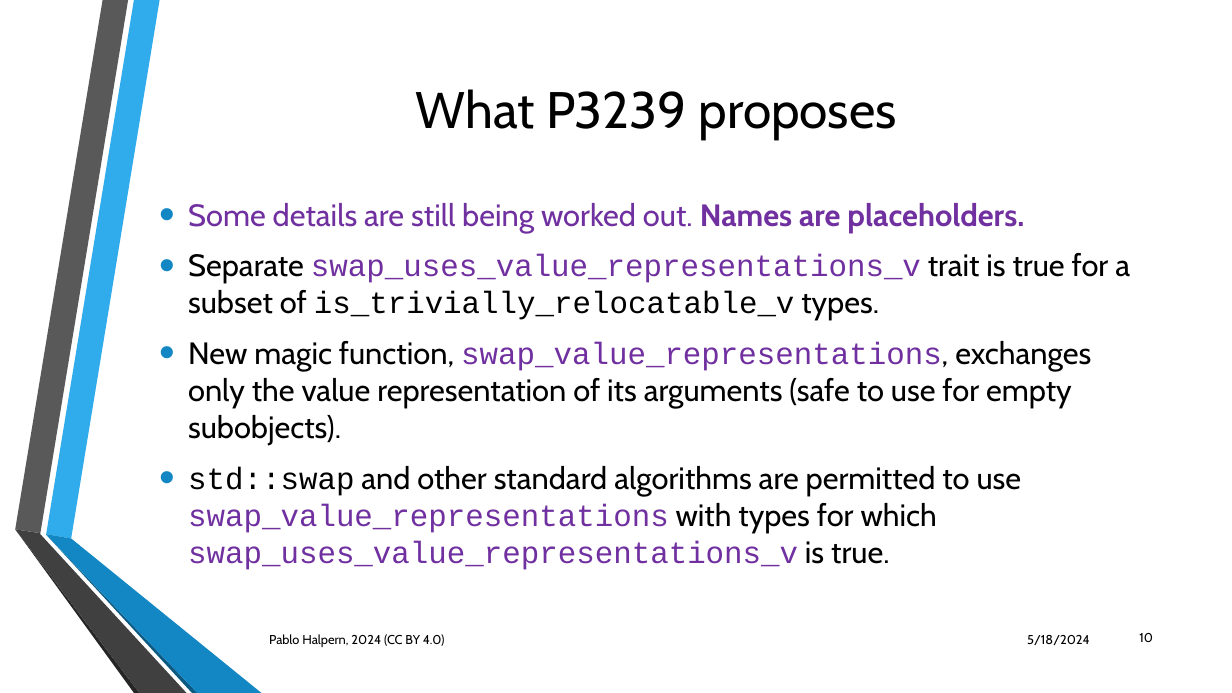
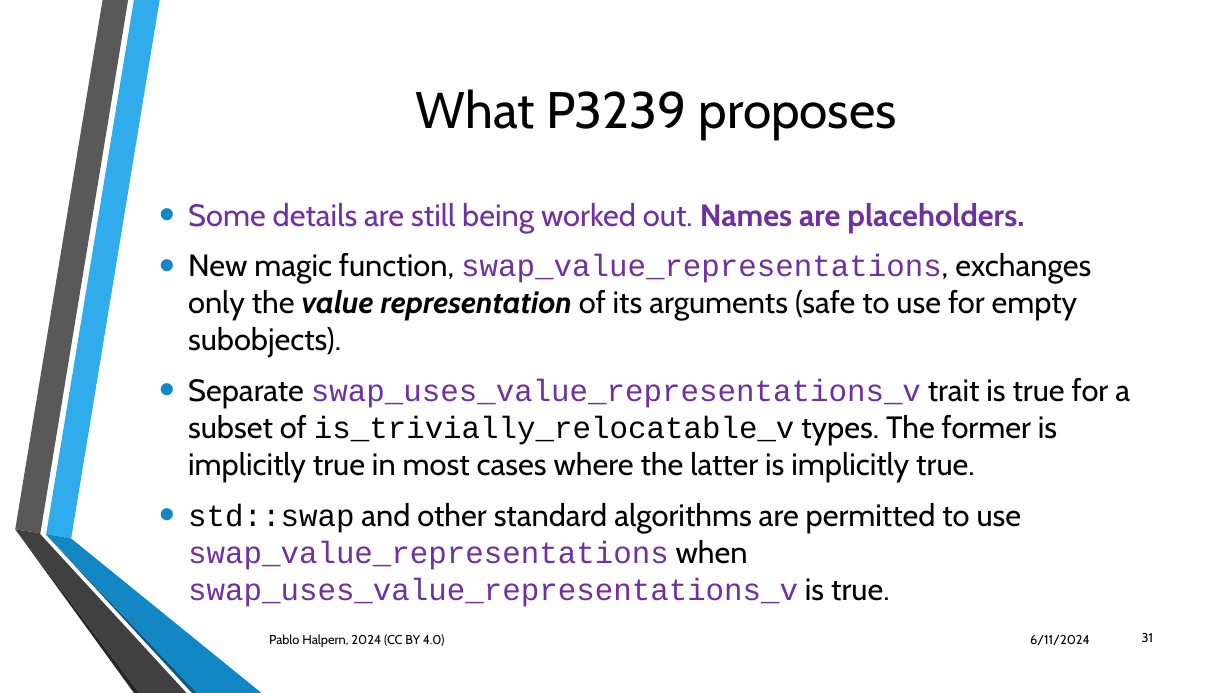
Before and after one commit to phalpern/WG21-halpern, a slide deck: slide 31 of relocate/Trivial Relocation - St. Louis 06-2024.pptx (slide 10 before the commit). Drawn at 1232x693 pixels with LibreOffice and Linux fonts; fonts in the diff are those of the drawing; background and template pictures are left out. Boxes give left, top, right and bottom in pixels: in the first picture for what was removed or moved away, otherwise in the second. Text is boxed around its words. In the diff, an @@ line names an element or a change of style, - is before the commit and + after.

Commit message:
First draft of Trivial Relocation presentation

```diff
--- a/relocate/Trivial Relocation - St. Louis 06-2024.pptx
+++ b/relocate/Trivial Relocation - St. Louis 06-2024.pptx
@@ text at (x1=188, y1=253, x2=1130, y2=320): paragraph removed @@
-• Separate swap_uses_value_representations_v trait is true for a subset of is_trivially_relocatable_v types.
@@ text at (x1=188, y1=253, x2=1091, y2=357): bold on, italic on in "value representation" @@
@@ text at (x1=188, y1=378, x2=1130, y2=607): text changed; font Courier New to Cabin @@
-• std::swap and other standard algorithms are permitted to use swap_value_representations with types for which swap_uses_value_representations_v is true.
+• Separate swap_uses_value_representations_v trait is true for a subset of is_trivially_relocatable_v types. The former is implicitly true in most cases where the latter is implicitly true.
+• std::swap and other standard algorithms are permitted to use swap_value_representations when swap_uses_value_representations_v is true.
@@ text at (x1=1030, y1=635, x2=1090, y2=645): text changed @@
-5/18/2024
+6/11/2024
@@ page number at (x1=1142, y1=633, x2=1154, y2=642): text changed @@
-10
+31
```
Also in this commit, not shown: 9 other slides changed, 35 slides added, 2 other files.
